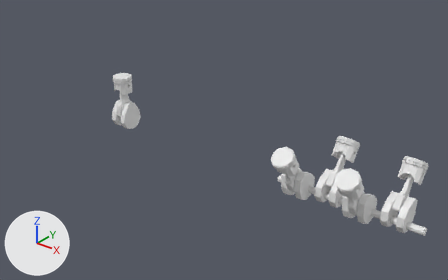
Two versions of the Blender file piston.blend, one commit apart.
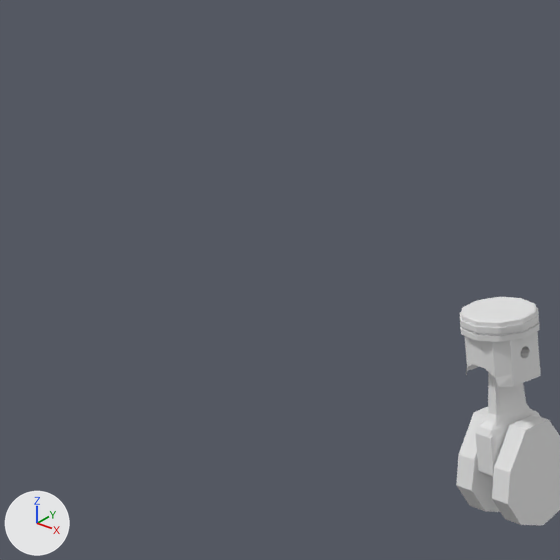
There are two pictures of each version: one whole from a camera (50 mm lens) standing at (28.4, -45.8, 26.8) and looking at (-10.0, 2.1, -2.9), one close up on the part from 0% to 31% of the width and 0% to 49% of the height. The lights are fixed; the arrows at lower left show +X, +Y and +Z.
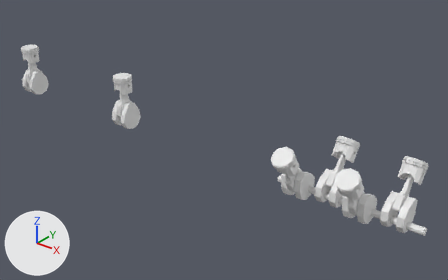
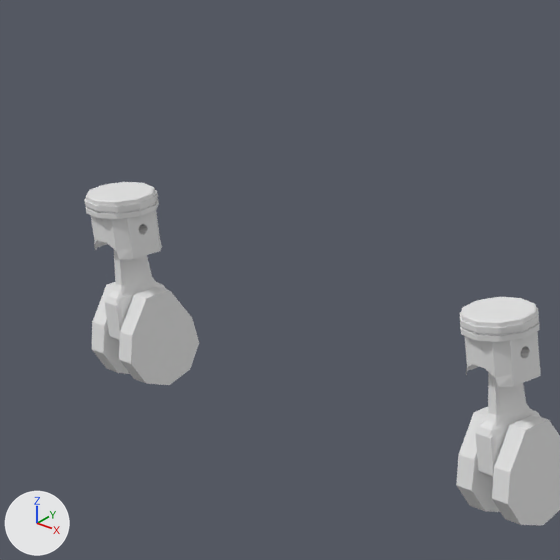
Changed parts and their boxes [x1, y1, x2, y2] in the close-ups (560 x 560 px):
'Cylinder.007', added
    after: [92, 282, 199, 385]
'Cylinder.006', added
    after: [84, 182, 162, 260]
'Cube.008', added
    after: [104, 250, 166, 341]

What the commit changed:
Mesh me_cylinder_002 is new.
It has 36 vertices, 22 faces and spans x -1.36..0.98, y -0.94..1.0, z -1.03..5.61.
Mesh me_cylinder_001 is new.
It has 474 vertices, 334 faces and spans x -1.01..1.01, y -1.05..1.05, z -2.1..1.0.
Object 'Cylinder.007' (ob_cylinder_007) is new; it shows me_cylinder_002.
Its location is (-41.7, -0.02, -2.92).
Its rotation in degrees is (-90, 79, -90).
Its scale is (1.36, 1.36, 0.326).
Object 'Cube.008' (ob_cube_008) is new; it shows a copy of the mesh of ob_cube_003.
Its location is (-40.94, -0.12, -2.24).
Its rotation in degrees is (0, -0.1, 0).
Its scale is (0.366, 1.0, 1.0).
Object 'Cylinder.006' (ob_cylinder_006) is new; it shows me_cylinder_001.
Its location is (-40.99, -0.13, 1.55).
Its rotation in degrees is (0, 0, -25).
Its scale is (1.09, 1.09, 0.631).
